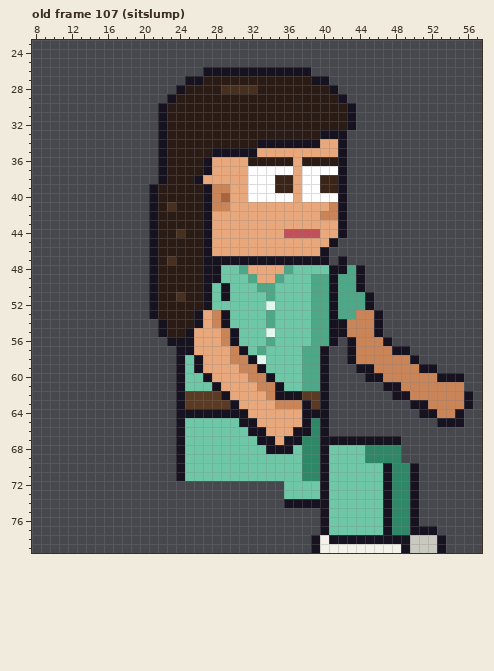
File history of a pixel-art file, sprites/clients/client_dentrec_b_right_anim.aseprite. Above, as it was before the edit.
64x80 pixels, 129 frames. Colours within 5 levels of each other are drawn and written as one. Shown: old frame 107 (sitslump): x 8..57, y 23..79. The commit also changed other frames, which this record leaves out.
New version:
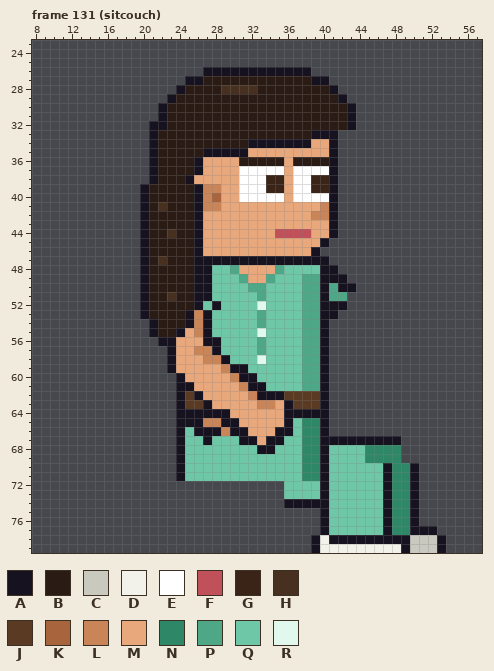
Palette (. is transparent): A #17121f  B #2a1c14  C #c9c9c0  D #f2f2ea  E #ffffff  F #c0505a  G #3a2418  H #47301f  J #5a3a22  K #a8643c  L #c98458  M #e8a87c  N #2e8868  P #4ea888  Q #6ec8a8  R #e0f8ee
A new or re-ordered frame is compared with the old frame closest to it.
The edit:
frames 129 -> 135
Changed rows in their new state; - is an unchanged pixel.
Frame 131 (sitcouch) is new; against old frame 107 (sitslump):
first column x 20:
32 -A-----------------------------------
33 -AB----------------A--.--------------
34 -AB---------A------M-A.--------------
35 -AB----A----M--------A.--------------
36 -AB---AM---B----MB---A.--------------
37 -AB---AM---E----ME---A.--------------
38 -AB--AM----E--G-ME-G-A.--------------
39 AB----AL-M-E--G-ME-G-A.--------------
40 AB----ALKM-E----ME---A.--------------
41 ABHB--AL-M----------LA.--------------
42 AB----AM-----------L-A.--------------
43 AB----AM-------------A.--------------
44 AB-HB-AM-------F---M-A.--------------
45 AB----AM------------A.---------------
46 AB----AM-----------A.----------------
47 ABHB--A---------------.--------------
48 AB----A-Q-PM---PQ---A-...------------
49 AB----A-Q--PM-PQ--P-A-A..------------
50 AB----A--Q--P-Q---P-APAA.------------
51 AB-HB-A--Q---PQ---P-AP-...-----------
52 AB----AQA----RQ---P-A-A...-----------
53 AB---ALAQQ---PQ---P-A-.....----------
54 -AB--ALAQQ---PQ---P-A......----------
55 -AB-AMLAQQQ--RQ---P-A......----------
56 --A-MM-AAQQ--PQ---P-A.-.....---------
57 ---AMMLLAQQQ-----------.......-------
58 ---AMMMLLAQQQ----------........------
59 ---AMMM--LAAQQ----------.........----
60 -----MMM--LAAQQ----------...........-
61 -----AMMM--LAAQQ-----------.........-
62 ------AMMM--LAA-JJ----------.........
63 -------AMMM--LLMAJJ-----------.......
64 ----------MM----AA-------------.....-
65 -----AALLAAMM---AQN--------------...-
66 ------AAALAAMM-AAQN------------------
67 -------A---AAM-AQQ-------------------
68 -------------A-QQ--------------------
